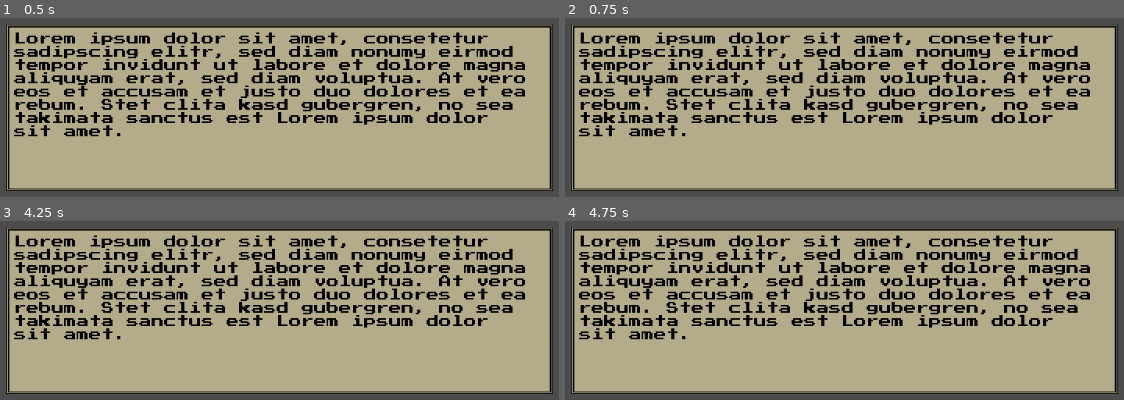
Above: before the commit, frames 1-4 (two rows, left to right).
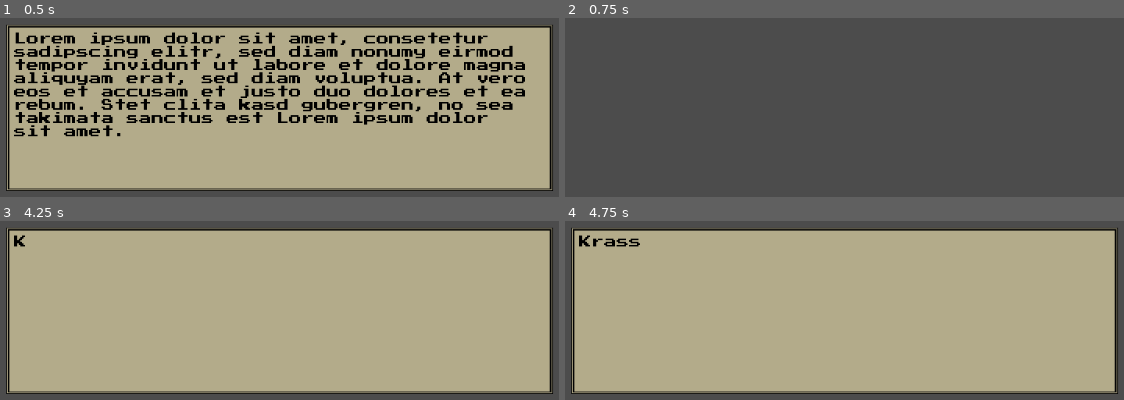
Above: after the commit, the same moments.

Repository: Divirad/ADialogueBox
Game: Godot game, scene res://TestScene.tscn
Same seed, same stepped clock (60 frames per second), same inputs: the game is played once before the commit and once after it.
Inputs:
- Up to frame 1 (0.5 s): no input
- Up to frame 2 (0.75 s): tap Enter at 0.5 s
- Up to frame 3 (4.25 s): tap Space at 1.25, 2.75 s; tap Enter at 2, 3.5 s; tap Escape (ui_cancel) at 4.15 s
- Up to frame 4 (4.75 s): no input

Frame 1 is identical in both runs. In frame 2, 88% of the frame differs, in the area x 1-99%, y 3-97%; in frame 3, 17%; in frame 4, 16%.
Error before the commit: Invalid get index 'LOOP_DISABLED' (on base: 'Nil'). (res://addons/adbox/DialogueBox.gd:74)

Commit message:
fixed testfile

Diff:
--- a/TestScene.gd
+++ b/TestScene.gd
@@ -6,8 +6,11 @@
 
 # Called when the node enters the scene tree for the first time.
 func _ready():
-	#$DialogueBox.talk(["Krass", "Also... so irgendwie...", "Also... s234o irgendwie...", "A12432535646lso... so irgendwie..."])
 	pass
+
+func _input(event):
+	if Input.is_action_just_pressed("ui_cancel"):
+		$DialogueBox.talk(["Krass", "Also... so irgendwie...", "Also... s234o irgendwie...", "A12432535646lso... so irgendwie..."])
 
 # Called every frame. 'delta' is the elapsed time since the previous frame.
 #func _process(delta):
--- a/TestScene.tscn
+++ b/TestScene.tscn
@@ -3,7 +3,7 @@
 [ext_resource path="res://TestScene.gd" type="Script" id=1]
 [ext_resource path="res://Style02.png" type="Texture" id=2]
 [ext_resource path="res://addons/adbox/DialogueBox.gd" type="Script" id=3]
-[ext_resource path="res://Message.ogg" type="AudioStream" id=4]
+[ext_resource path="res://Menu_Navigate_00.wav" type="AudioStream" id=4]
 [ext_resource path="res://addons/adbox/PressStart2P.ttf" type="DynamicFontData" id=5]
 
 [sub_resource type="DynamicFont" id=1]
@@ -27,3 +27,4 @@
 message_sound = ExtResource( 4 )
 font = SubResource( 1 )
 action_name = "ui_accept"
+wait_time = 0.08
